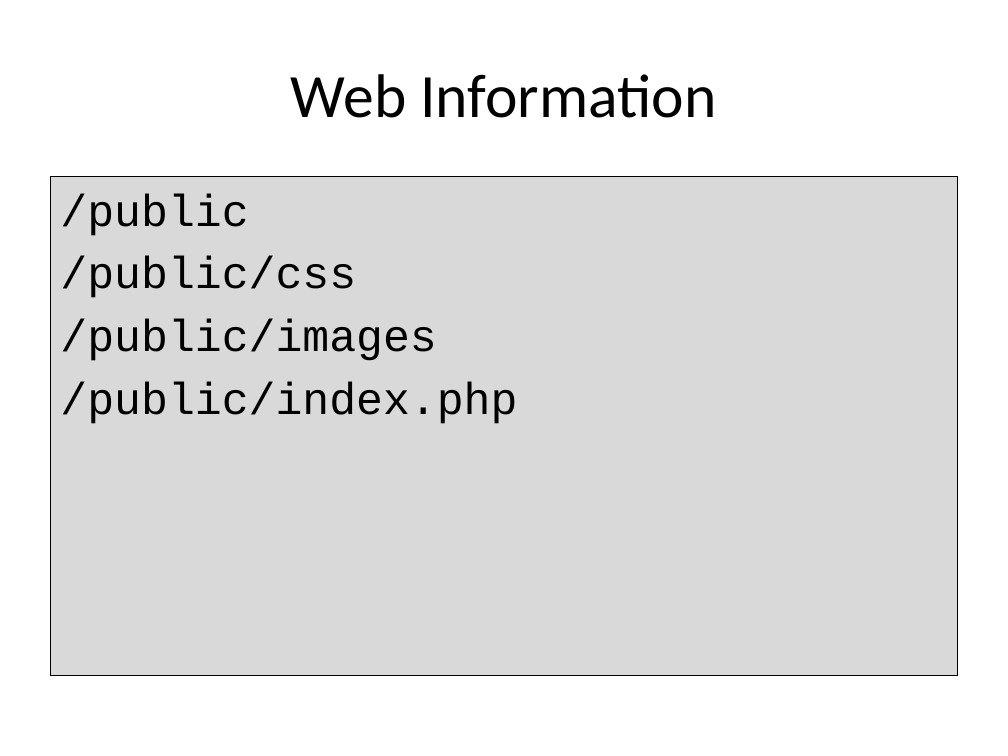
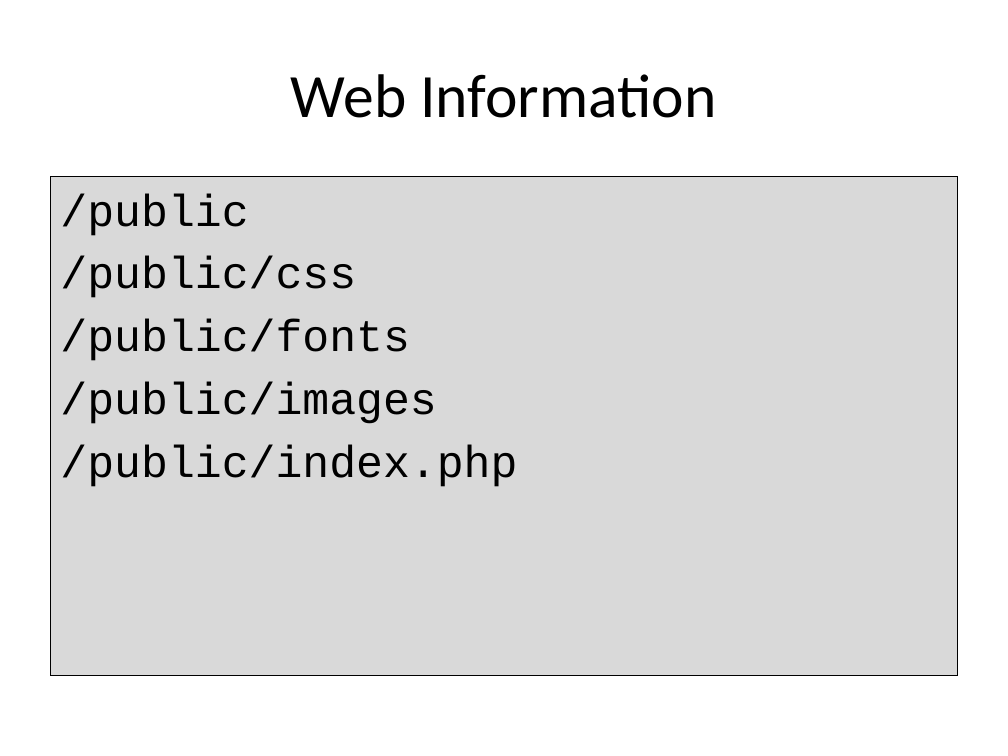
Before and after one commit to PHPEmbark/curriculum, a slide deck: slide 7 of course/4 - Organization and Projects/Organization and Projects.pptx (slide 8 before the commit). Drawn at 1008x756 pixels with LibreOffice and Linux fonts; fonts in the diff are those of the drawing. Boxes give left, top, right and bottom in pixels: in the first picture for what was removed or moved away, otherwise in the second. Text is boxed around its words. In the diff, an @@ line names an element or a change of style, - is before the commit and + after.

```diff
--- a/course/4 - Organization and Projects/Organization and Projects.pptx
+++ b/course/4 - Organization and Projects/Organization and Projects.pptx
@@ text at [60,319,409,361]: paragraph added @@
+/public/fonts
```
Also in this commit, not shown: 6 other slides changed, 10 slides added, 11 other files.
